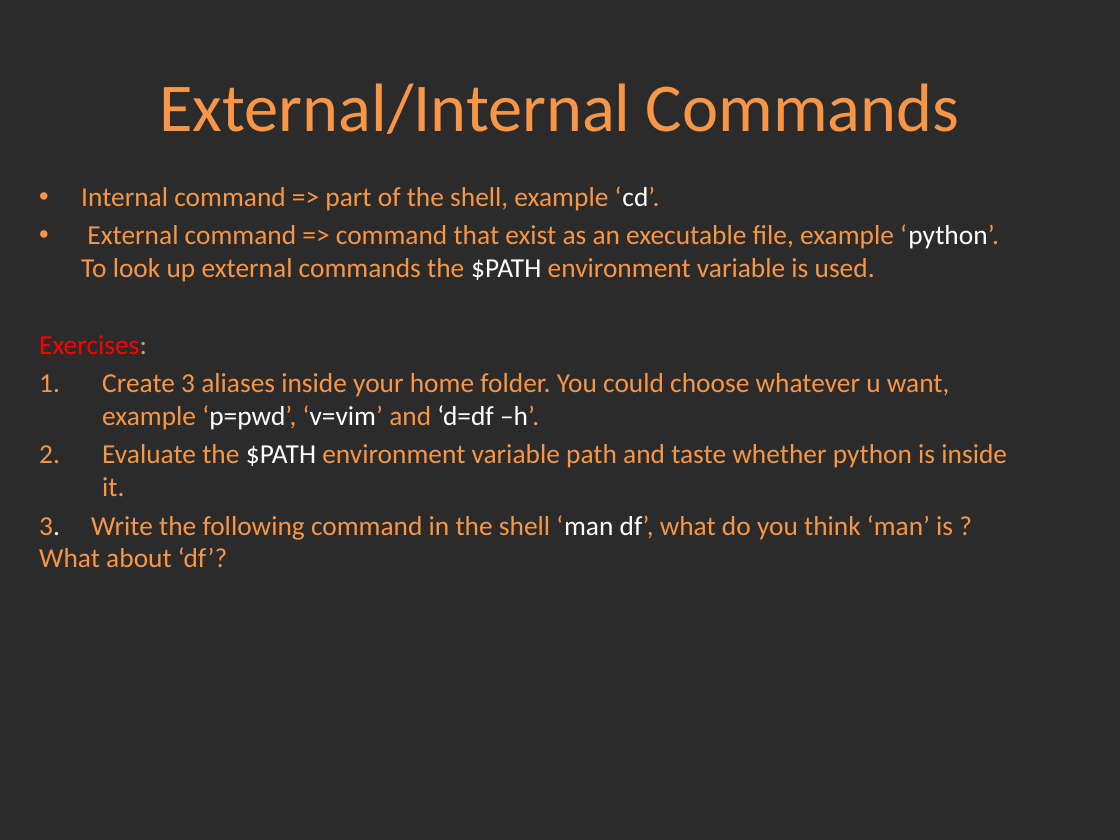
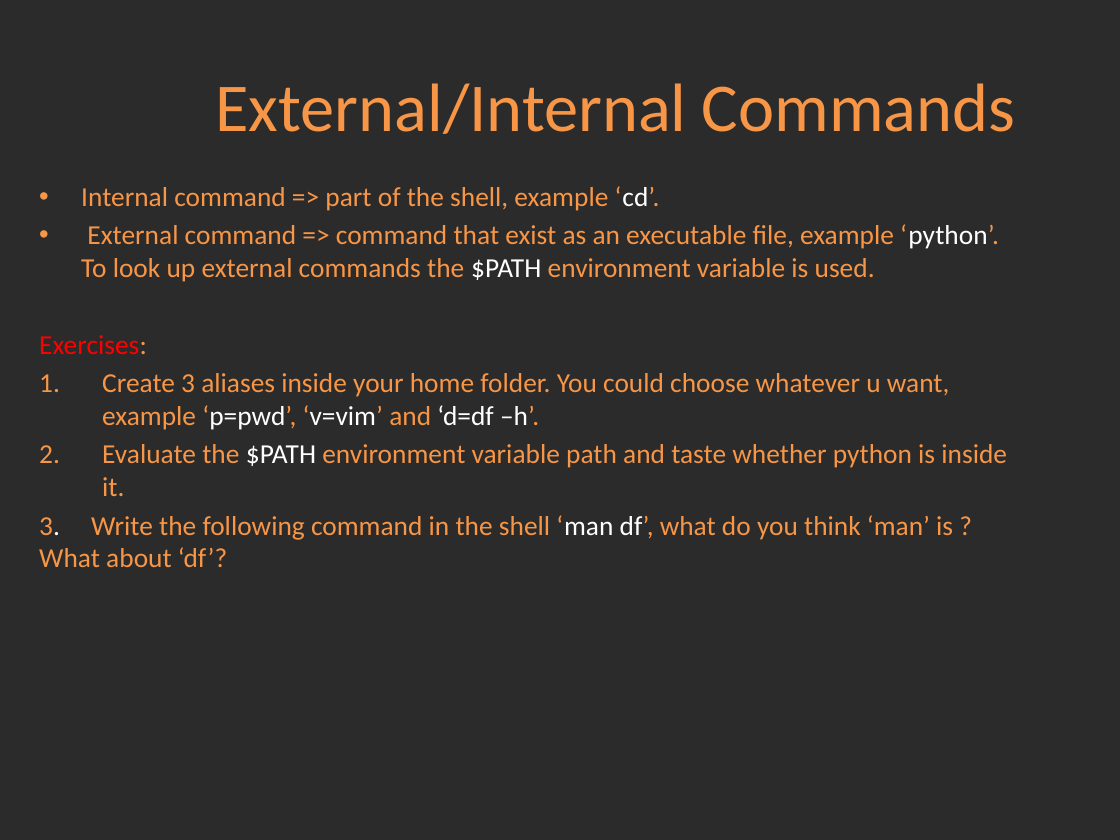
Before and after one commit to Academy-Soft-Intellect/Linux-Course, a slide deck: slide 2 of 2.Using_Essential_Tools/02-UsingEssentialTools.pptx. Drawn at 1120x840 pixels with LibreOffice and Linux fonts; fonts in the diff are those of the drawing; background and template pictures are left out; a plain dark background stands for a picture behind light text. Boxes give left, top, right and bottom in pixels: in the first picture for what was removed or moved away, otherwise in the second. Text is boxed around its words. In the diff, an @@ line names an element or a change of style, - is before the commit and + after.

```diff
--- a/2.Using_Essential_Tools/02-UsingEssentialTools.pptx
+++ b/2.Using_Essential_Tools/02-UsingEssentialTools.pptx
@@ title "External/Internal Commands" moved from (x1=159, y1=83, x2=959, y2=134) to (x1=215, y1=83, x2=1015, y2=134) @@
```
Also in this commit, not shown: 2 other files.
